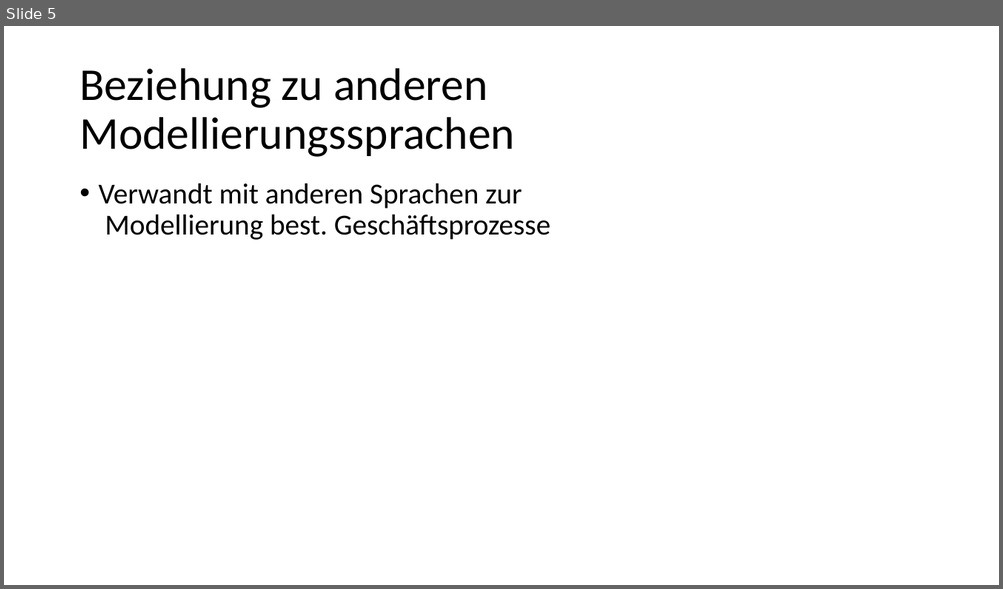
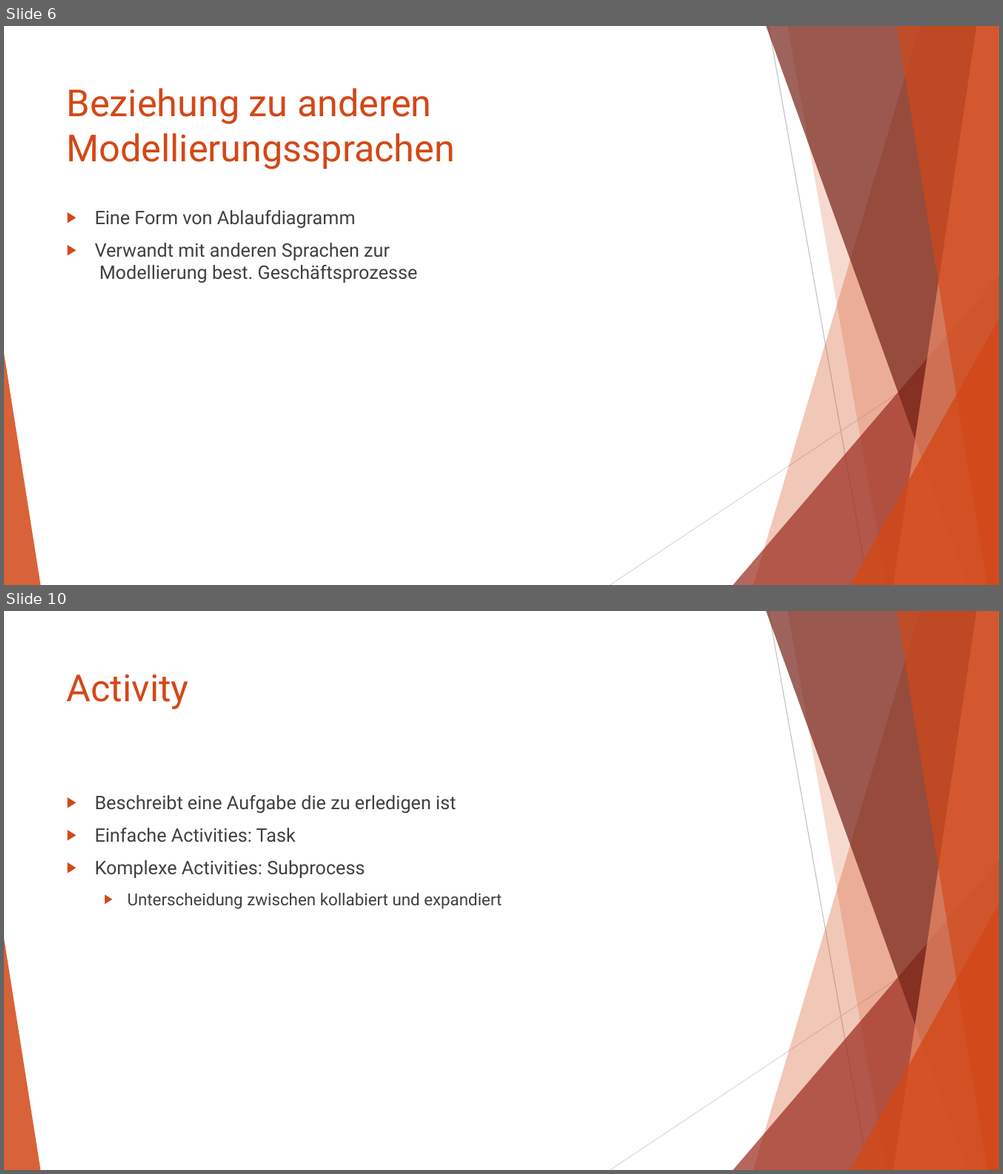
Before and after one commit to AlexanderSchallmeiner/Verhaltensdiagramme, a slide deck: BPMN.pptx. Shown one above the other, each under a label of ours: slide 5 before the commit, slides 6 and 10 after it; the slides between them are not shown. The pictures are 1003x589 and 1003x1174 pixels, drawn with LibreOffice and Linux fonts; fonts in the diff are those of the drawing. Boxes give left, top, right and bottom in pixels: in the first picture for what was removed or moved away, otherwise in the second. Text is boxed around its words. In the diff, an @@ line names an element or a change of style, - is before the commit and + after.

Commit message:
Add files via upload
added new slides and first layout

```diff
--- a/BPMN.pptx
+++ b/BPMN.pptx
@@ slide 10 added at box(4, 611, 999, 1170), background #FFFFFF; not listed: 10 template elements that a slide beside it also shows @@
@@ title added at box(67, 674, 189, 709), 36 pt, text #D34817 @@
+Activity
@@ text added at box(95, 795, 501, 909), 18 pt, text #404040 @@
+▶ Beschreibt eine Aufgabe die zu erledigen ist
+▶ Einfache Activities: Task
+▶ Komplexe Activities: Subprocess
+  ▶ Unterscheidung zwischen kollabiert und expandiert
@@ what was slide 5 is now slide 6 @@
@@ slide 6 changed as well @@
@@ title "Beziehung zu anderen Modellierungssprachen": place and size @@
-title "Beziehung zu anderen Modellierungssprachen" at box(79, 68, 515, 157)
+title "Beziehung zu anderen Modellierungssprachen" at box(67, 88, 455, 170)
@@ title "Beziehung zu anderen Modellierungssprachen" at box(67, 88, 455, 170): size 44 to 36 pt, font Calibri to Roboto, text colour #000000 to #D34817; line spacing 0.9 to 1; vertical alignment middle to top @@
@@ text "Eine Form von Ablaufdiagramm": place and size @@
-text "Eine Form von Ablaufdiagramm" at box(99, 183, 550, 240)
+text "Eine Form von Ablaufdiagramm" at box(95, 210, 418, 284)
@@ text at box(95, 210, 356, 229): paragraph added @@
+▶ Eine Form von Ablaufdiagramm
@@ text at box(95, 243, 418, 284): size 28 to 18 pt, font Calibri to Roboto, text colour #000000 to #404040 in "Verwandt mit anderen Sprachen zur Modellierung best. ..."; bullet • to ▶; line spacing 0.9 to 1 @@
@@ group added at box(4, 26, 999, 585): 5 freeform shapes, 3 triangles, 2 lines @@
```
Also in this commit, not shown: 4 other slides changed, 5 other slides added, 1 slide removed.
